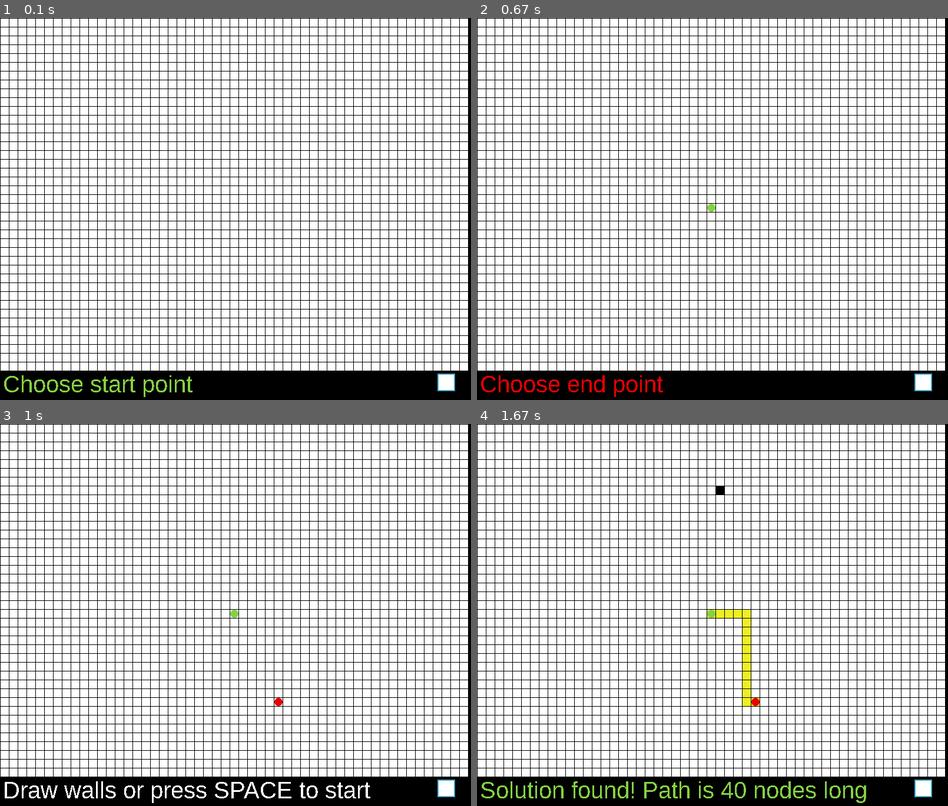
Above: before the commit, frames 1-4 (two rows, left to right).
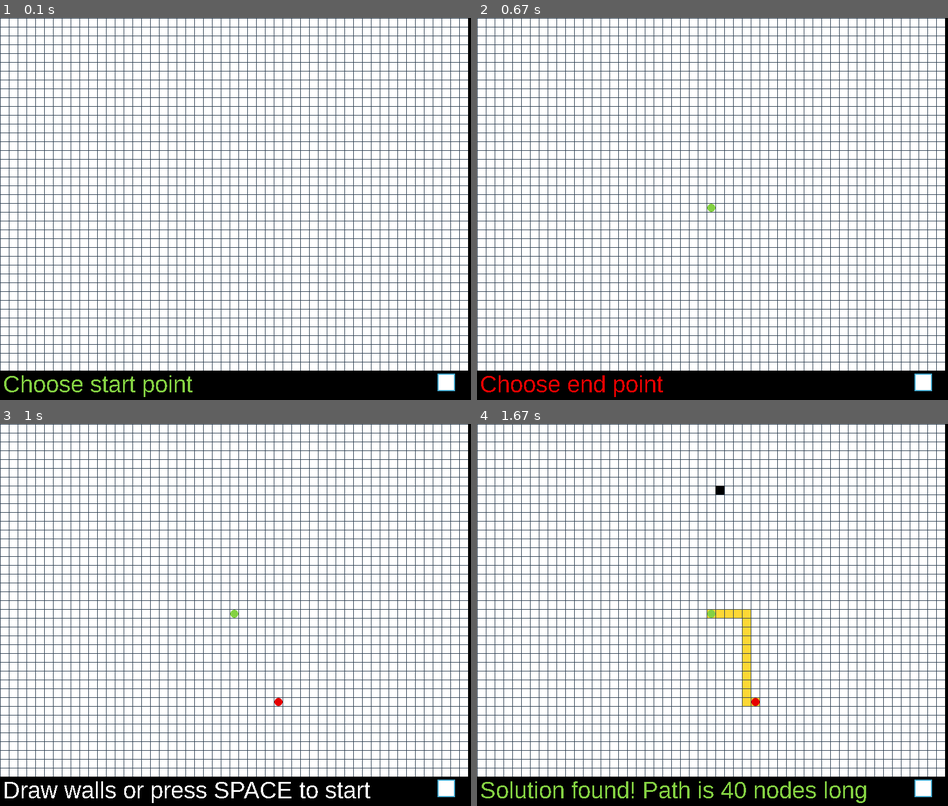
Above: after the commit, the same moments.

Repository: MrJoeKr/Pathfinding-Visualizer-Python
Game: pygame game, started from run.pyw
Two runs of this game, one before a commit and one after it. Both use one fixed random seed, a clock stepped at 60 frames per second and the inputs below.
Inputs (mouse positions are in pixels of both pictures, inside the frame that each line leads up to):
- Up to frame 1 (0.1 s): no input
- Up to frame 2 (0.67 s): click (712, 209) at 0.38 s
- Up to frame 3 (1 s): click (282, 699) at 0.72 s
- Up to frame 4 (1.67 s): tap Space at 1, 1.4 s; click (721, 485) at 1.42 s

The runs differ from the first frame. In frame 1, 12% of the frame differs, in the area x 0-100%, y 0-93%; in frame 2, 12%; in frame 3, 12%; in frame 4, 12%.

Commit message:
Update config

Diff:
--- a/config_constants.py
+++ b/config_constants.py
@@ -18,12 +18,12 @@
 FOREGROUND_PADDING = 1
 WALL_COLOR = color_constants.BLACK
 NODE_COLOR = color_constants.WHITE
-NODE_BORDER_COLOR = color_constants.BLACK
+NODE_BORDER_COLOR = color_constants.GRAY
 
 # Visualizing path
 OPEN_NODES_COLOR = color_constants.LIGHT_GREEN
 CLOSED_NODES_COLOR = color_constants.LIGHT_BLUE
-PATH_NODES_COLOR = color_constants.YELLOW
+PATH_NODES_COLOR = color_constants.GOLDEN
 
 START_POINT_COLOR = color_constants.GREEN
 END_POINT_COLOR = color_constants.RED
